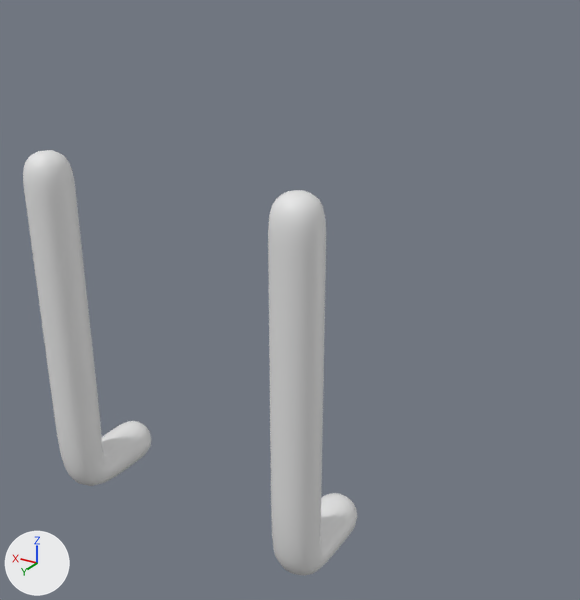
Renders of the Blender file Assets/Art/src/legs.blend from each side of a commit.
Rendered twice from a 50 mm lens placed at (-0.768, 0.905, 0.946), pointed at (0.03, -0.425, 0.281). Arrows for +X, +Y and +Z are at lower left; the lights stay in place. The picture after the commit comes second.
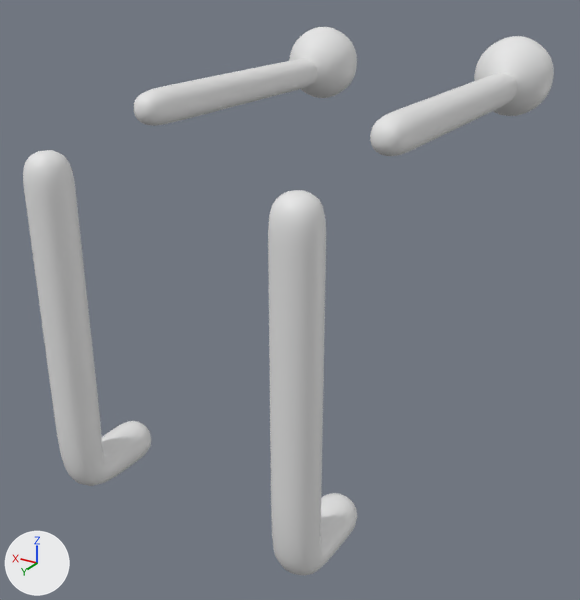
Location of each change, (x1, y1, x2, y2) in pixels of the pictures (580 x 600 px):
'Cube', reshaped (59% wider, 29% taller): before (23, 150, 357, 576); after (23, 27, 554, 576)
part 1 of me_cube_001, added: after (134, 27, 554, 156)

Patch to the scene script:
```diff
--- a/Assets/Art/src/legs.blend.py
+++ b/Assets/Art/src/legs.blend.py
@@ me_cube_001 @@
 # used by ob_cube; location = (0.0, 0.0, 0.0)
-me_cube_001.from_pydata(...)  # 56 vertices, 54 faces; spans x 0.193..0.28, y -0.178..0.043, z -0.017..0.661
+me_cube_001.from_pydata(...)  # 266 vertices, 283 faces; spans x 0.155..0.331, y -1.035..0.043, z -0.017..0.787
+# me_cube_001 part 1: a new loose piece of 210 vertices spanning x 0.155..0.331, y -1.035..-0.238, z 0.602..0.787
```
